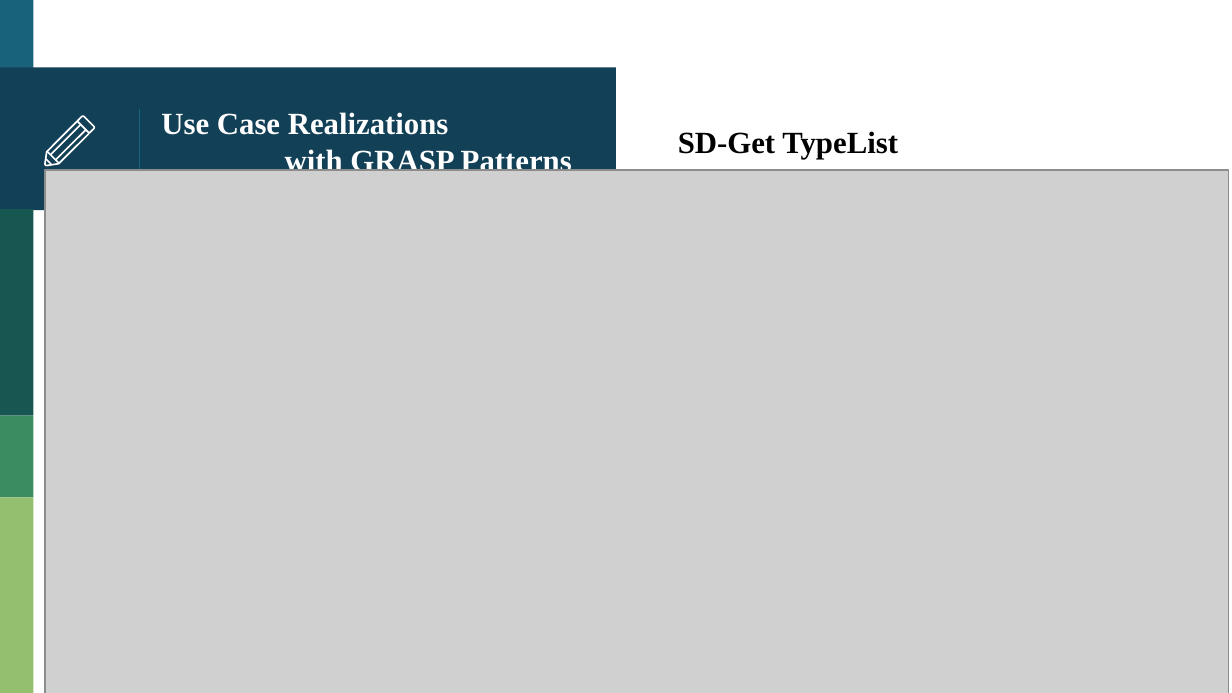
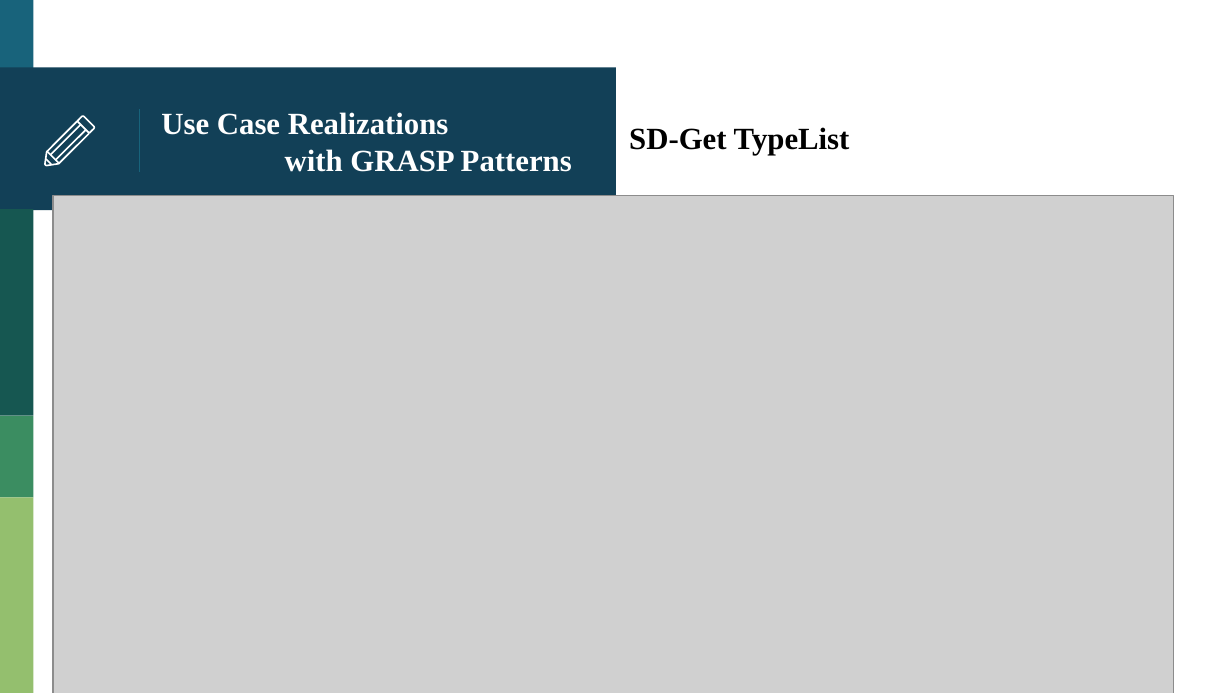
Before and after one commit to HankTwZhong/OOAD, a slide deck: slide 20 of OOAD_Midterm.pptx. Drawn at 1232x693 pixels with LibreOffice and Linux fonts; fonts in the diff are those of the drawing; grey boxes stand for pictures. Boxes give left, top, right and bottom in pixels: in the first picture for what was removed or moved away, otherwise in the second. Text is boxed around its words. In the diff, an @@ line names an element or a change of style, - is before the commit and + after.

```diff
--- a/OOAD_Midterm.pptx
+++ b/OOAD_Midterm.pptx
@@ text "SD-Get TypeList": place and size @@
-text "SD-Get TypeList" at bbox=[678, 131, 898, 159]
+text "SD-Get TypeList" at bbox=[629, 127, 850, 155]
@@ picture: place and size @@
-picture at bbox=[44, 170, 1228, 693]
+picture at bbox=[53, 196, 1174, 693]
```
Also in this commit, not shown: 10 other slides changed, 7 other files.
